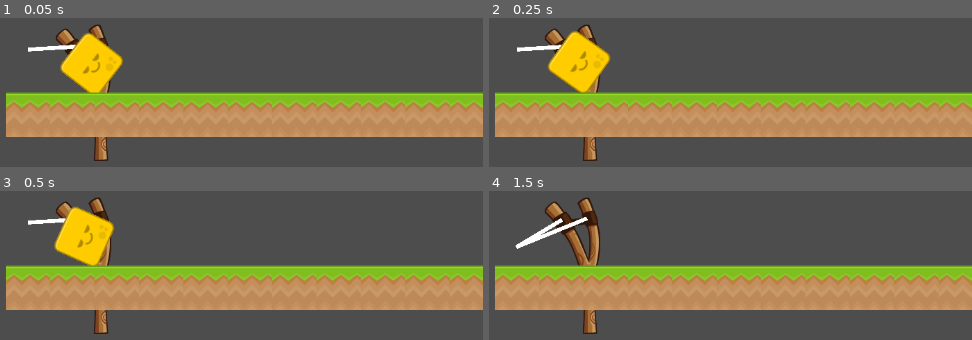
Above: before the commit, frames 1-4 (two rows, left to right).
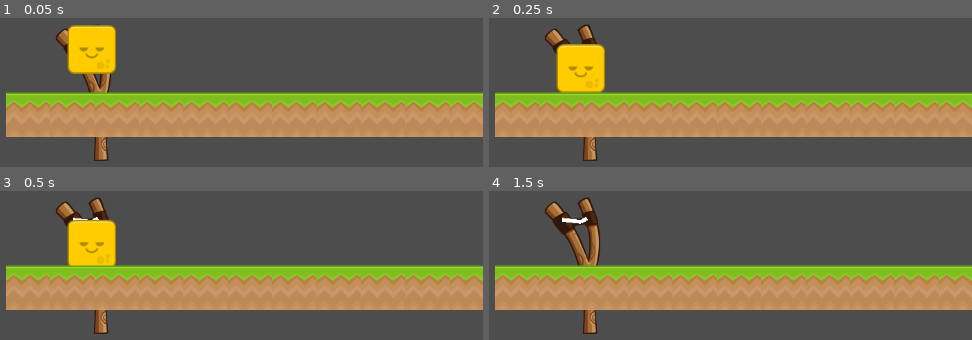
Above: after the commit, the same moments.

Repository: bsu-cs315/P1-King
Game: Godot game, scene res://MainScene.tscn
The game is run twice, just before and just after one commit, with the same random seed, the same clock (stepped at 60 frames per second) and the same inputs. The project has no main scene, so this scene is started directly.
Inputs (mouse positions are in pixels of both pictures, inside the frame that each line leads up to):
- Up to frame 1 (0.05 s): no input
- Up to frame 2 (0.25 s): no input
- Up to frame 3 (0.5 s): no input
- Up to frame 4 (1.5 s): move the mouse to (571, 232) at 0.52 s; press the mouse at (571, 232) at 0.53 s; tap Enter at 1.25 s; move the mouse to (outside the picture) at 1.27 s; release the mouse at (outside the picture) at 1.28 s; click (outside the picture) at 1.35 s

The runs differ from the first frame. In frame 1, 3.1% of the frame differs, in the area x 5-26%, y 4-51%; in frame 2, 2.1%; in frame 3, 2.4%; in frame 4, 0.7%.
Error before the commit: Invalid access to property or key 'point' on a base object of type 'Line2D'. (res://Slingshot.gd:24)

Commit message:
Add files via upload
Fixed bugs

Diff:
--- a/Project1/MainScene.tscn
+++ b/Project1/MainScene.tscn
@@ -81,6 +81,7 @@
 [node name="Slingshot" parent="." instance=ExtResource("1_n7tk8")]
 
 [node name="Bird" parent="." instance=ExtResource("2_nwg6y")]
+position = Vector2(9, -50)
 
 [node name="Camera2D" type="Camera2D" parent="Bird" groups=["Camera"]]
 script = ExtResource("3_24w3m")
--- a/Project1/Slingshot.gd
+++ b/Project1/Slingshot.gd
@@ -21,8 +21,8 @@
 	LeftLine = $LeftLine
 	RightLine = $RightLine
 	CenterOfSlingshot = $CenterOfSlingshot.position
-	LeftLine.point[1] = CenterOfSlingshot
-	RightLine.point[1] = CenterOfSlingshot
+	LeftLine.points[1] = CenterOfSlingshot
+	RightLine.points[1] = CenterOfSlingshot
 	var player = get_tree().get_nodes_in_group("Player")[0]
 	player.position = CenterOfSlingshot
 	pass # Replace with function body.
@@ -39,7 +39,7 @@
 
 				var distance = get_global_mouse_position()
 				if distance.distance_to(CenterOfSlingshot) > 100:
-					distance = (distance - CenterOfSlingshot).normalized() * 100 + CenterOfSlingshot
+					distance = (distance - CenterOfSlingshot).normalized() * 100 + $CenterOfSlingshot.position
 				player.position = distance
 				LeftLine.points[1] = distance
 				RightLine.points[1] = distance
@@ -52,8 +52,8 @@
 				player = player as RigidBody2D
 				player.apply_impulse(Vector2(), velocity/50 * distance)
 				SlingShotState = SlingState.birdThrown
-				LeftLine.point[1] = CenterOfSlingshot
-				RightLine.point[1] = CenterOfSlingshot
+				LeftLine.points[1] = CenterOfSlingshot
+				RightLine.points[1] = CenterOfSlingshot
 
 				GameManager.CurrentGameState = GameManager.GameState.Play
 				get_tree().get_nodes_in_group("Camera")[0].followingPlayer = true
